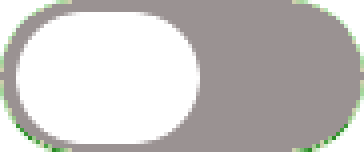
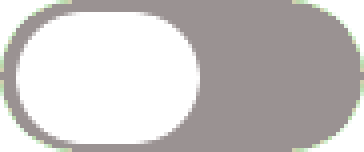
Comparing the layer stacks of the two 364x152 images. Changes:
hid "Pasted Layer" over [0, 0, 364, 152]
